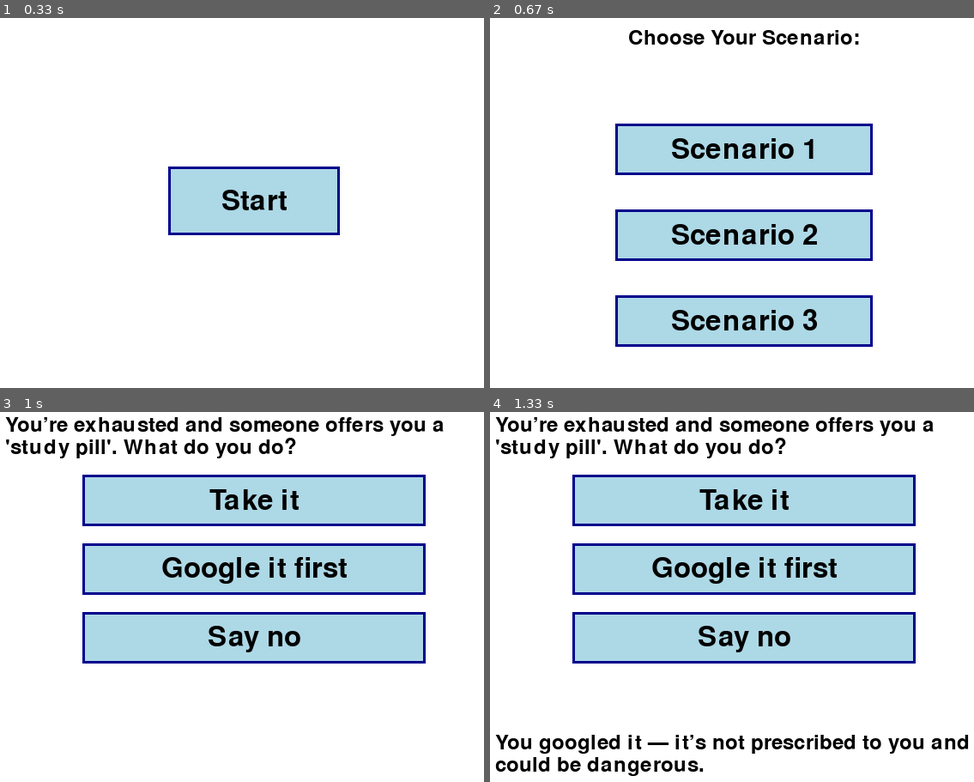
Above: before the commit, frames 1-4 (two rows, left to right).
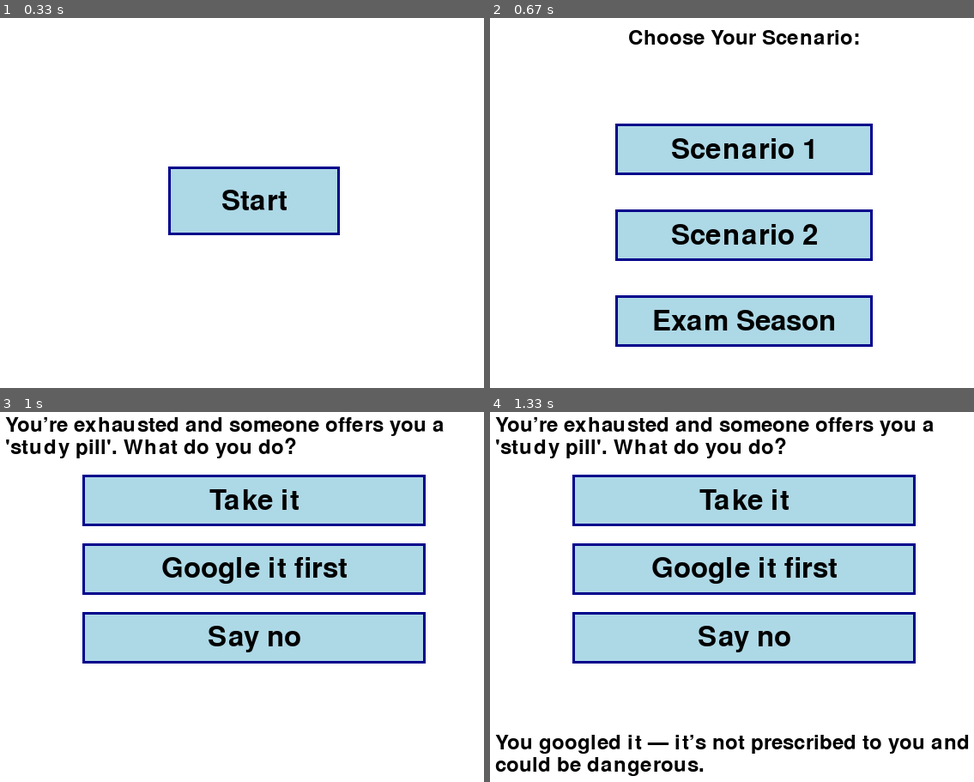
Above: after the commit, the same moments.

Repository: 19662005/CSProject2
Game: pygame game, started from pygameinstall.py
Same seed, same stepped clock (60 frames per second), same inputs: the game is played once before the commit and once after it.
Inputs (mouse positions are in pixels of both pictures, inside the frame that each line leads up to):
- Up to frame 1 (0.33 s): no input
- Up to frame 2 (0.67 s): click (741, 199) at 0.38 s
- Up to frame 3 (1 s): click (251, 715) at 0.72 s, where only the run after the commit has a clickable "Exam Season"
- Up to frame 4 (1.33 s): click "Google it first" at 1.05 s

Frame 1 is identical in both runs. In frame 2, 1.1% of the frame differs, in the area x 33-72%, y 78-85%; in frame 3, nothing differs; in frame 4, nothing differs.

Commit message:
updateselectscreen
Claire: updated the select screen to have the title of the scenario rather than just 'scenario 3'

Diff:
--- a/pygameinstall.py
+++ b/pygameinstall.py
@@ -220,7 +220,7 @@
 scenario_buttons = [
     Button("Scenario 1", WIDTH//2 - 150, 150, 300, 60, scenario_1),
     Button("Scenario 2", WIDTH//2 - 150, 250, 300, 60, scenario_2),
-    Button("Scenario 3", WIDTH//2 - 150, 350, 300, 60, scenario_3),
+    Button("Exam Season", WIDTH//2 - 150, 350, 300, 60, scenario_3),
 ]
 
 # Setting up the main loop
